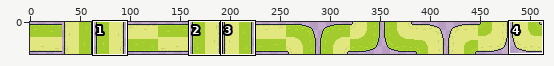
Sprite sheet: SnekLengths.png. Above: a wide view before the commit, with the close-up outlined.
Close-up. Before the commit:
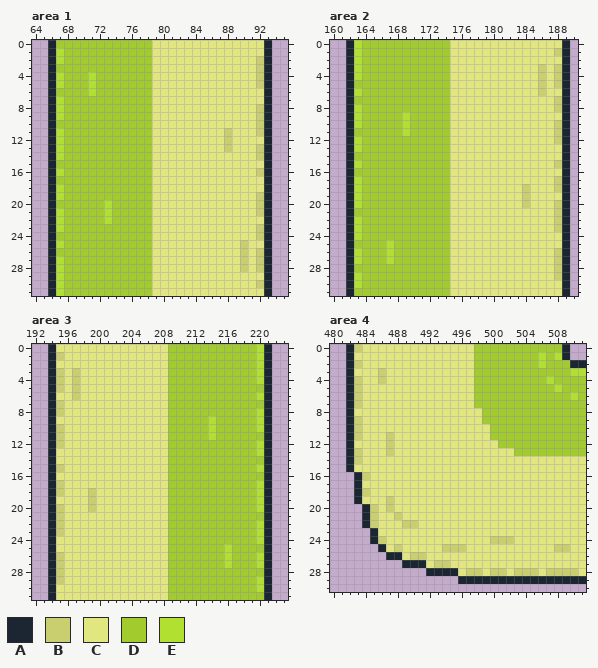
The file is 512x32 pixels. Shown: area 1: x 64..95, y 0..31; area 2: x 160..190, y 0..31; area 3: x 192..223, y 0..31; area 4: x 480..511, y 0..30. The commit also changed other parts of the picture, which this record leaves out.
Palette (. is transparent): A #1b2632  B #c9ce6e  C #e2e67f  D #a2cc2d  E #b2e031
Pixels before, area 1, first column x 66:
 0 ADDDDDDDDDDDDCCCCCCCCCCCCCCA
 1 AEDDDDDDDDDDDCCCCCCCCCCCCCCA
 2 AEDDDDDDDDDDDCCCCCCCCCCCCCBA
 3 ADDDDDDDDDDDDCCCCCCCCCCCCCBA
 4 AEDDDEDDDDDDDCCCCCCCCCCCCCBA
 5 AEDDDEDDDDDDDCCCCCCCCCCCCCBA
 6 ADDDDEDDDDDDDCCCCCCCCCCCCCCA
 7 AEDDDDDDDDDDDCCCCCCCCCCCCCCA
 8 AEDDDDDDDDDDDCCCCCCCCCCCCCBA
 9 AEDDDDDDDDDDDCCCCCCCCCCCCCBA
10 ADDDDDDDDDDDDCCCCCCCCCCCCCBA
11 AEDDDDDDDDDDDCCCCCCCCCBCCCBA
12 AEDDDDDDDDDDDCCCCCCCCCBCCCCA
13 AEDDDDDDDDDDDCCCCCCCCCBCCCBA
14 AEDDDDDDDDDDDCCCCCCCCCCCCCBA
15 ADDDDDDDDDDDDCCCCCCCCCCCCCCA
16 AEDDDDDDDDDDDCCCCCCCCCCCCCBA
17 ADDDDDDDDDDDDCCCCCCCCCCCCCCA
18 AEDDDDDDDDDDDCCCCCCCCCCCCCCA
19 AEDDDDDDDDDDDCCCCCCCCCCCCCBA
20 ADDDDDDEDDDDDCCCCCCCCCCCCCBA
21 AEDDDDDEDDDDDCCCCCCCCCCCCCBA
22 AEDDDDDEDDDDDCCCCCCCCCCCCCCA
23 AEDDDDDDDDDDDCCCCCCCCCCCCCBA
24 ADDDDDDDDDDDDCCCCCCCCCCCCCBA
25 AEDDDDDDDDDDDCCCCCCCCCCCBCCA
26 ADDDDDDDDDDDDCCCCCCCCCCCBCBA
27 AEDDDDDDDDDDDCCCCCCCCCCCBCBA
28 AEDDDDDDDDDDDCCCCCCCCCCCBCBA
29 AEDDDDDDDDDDDCCCCCCCCCCCCCCA
30 AEDDDDDDDDDDDCCCCCCCCCCCCCBA
31 AEDDDDDDDDDDDCCCCCCCCCCCCCCA
Pixels before, area 2, first column x 162:
 0 AEDDDDDDDDDDDCCCCCCCCCCCCCCA
 1 AEDDDDDDDDDDDCCCCCCCCCCCCCBA
 2 AEDDDDDDDDDDDCCCCCCCCCCCCCCA
 3 AEDDDDDDDDDDDCCCCCCCCCCCBCBA
 4 AEDDDDDDDDDDDCCCCCCCCCCCBCBA
 5 ADDDDDDDDDDDDCCCCCCCCCCCBCBA
 6 AEDDDDDDDDDDDCCCCCCCCCCCBCCA
 7 ADDDDDDDDDDDDCCCCCCCCCCCCCBA
 8 AEDDDDDDDDDDDCCCCCCCCCCCCCBA
 9 AEDDDDDEDDDDDCCCCCCCCCCCCCCA
10 AEDDDDDEDDDDDCCCCCCCCCCCCCBA
11 ADDDDDDEDDDDDCCCCCCCCCCCCCBA
12 AEDDDDDDDDDDDCCCCCCCCCCCCCBA
13 AEDDDDDDDDDDDCCCCCCCCCCCCCCA
14 ADDDDDDDDDDDDCCCCCCCCCCCCCCA
15 AEDDDDDDDDDDDCCCCCCCCCCCCCBA
16 ADDDDDDDDDDDDCCCCCCCCCCCCCCA
17 AEDDDDDDDDDDDCCCCCCCCCCCCCBA
18 AEDDDDDDDDDDDCCCCCCCCCBCCCBA
19 AEDDDDDDDDDDDCCCCCCCCCBCCCCA
20 AEDDDDDDDDDDDCCCCCCCCCBCCCBA
21 ADDDDDDDDDDDDCCCCCCCCCCCCCBA
22 AEDDDDDDDDDDDCCCCCCCCCCCCCBA
23 AEDDDDDDDDDDDCCCCCCCCCCCCCBA
24 AEDDDDDDDDDDDCCCCCCCCCCCCCCA
25 ADDDDEDDDDDDDCCCCCCCCCCCCCCA
26 AEDDDEDDDDDDDCCCCCCCCCCCCCBA
27 AEDDDEDDDDDDDCCCCCCCCCCCCCBA
28 ADDDDDDDDDDDDCCCCCCCCCCCCCBA
29 AEDDDDDDDDDDDCCCCCCCCCCCCCBA
30 AEDDDDDDDDDDDCCCCCCCCCCCCCCA
31 ADDDDDDDDDDDDCCCCCCCCCCCCCCA
Pixels before, area 3, first column x 194:
 0 ACCCCCCCCCCCCCCDDDDDDDDDDDEA
 1 ABCCCCCCCCCCCCCDDDDDDDDDDDEA
 2 ACCCCCCCCCCCCCCDDDDDDDDDDDEA
 3 ABCBCCCCCCCCCCCDDDDDDDDDDDEA
 4 ABCBCCCCCCCCCCCDDDDDDDDDDDEA
 5 ABCBCCCCCCCCCCCDDDDDDDDDDDDA
 6 ACCBCCCCCCCCCCCDDDDDDDDDDDEA
 7 ABCCCCCCCCCCCCCDDDDDDDDDDDDA
 8 ABCCCCCCCCCCCCCDDDDDDDDDDDEA
 9 ACCCCCCCCCCCCCCDDDDDEDDDDDEA
10 ABCCCCCCCCCCCCCDDDDDEDDDDDEA
11 ABCCCCCCCCCCCCCDDDDDEDDDDDDA
12 ABCCCCCCCCCCCCCDDDDDDDDDDDEA
13 ACCCCCCCCCCCCCCDDDDDDDDDDDEA
14 ACCCCCCCCCCCCCCDDDDDDDDDDDDA
15 ABCCCCCCCCCCCCCDDDDDDDDDDDEA
16 ACCCCCCCCCCCCCCDDDDDDDDDDDDA
17 ABCCCCCCCCCCCCCDDDDDDDDDDDEA
18 ABCCCBCCCCCCCCCDDDDDDDDDDDEA
19 ACCCCBCCCCCCCCCDDDDDDDDDDDEA
20 ABCCCBCCCCCCCCCDDDDDDDDDDDEA
21 ABCCCCCCCCCCCCCDDDDDDDDDDDDA
22 ABCCCCCCCCCCCCCDDDDDDDDDDDEA
23 ABCCCCCCCCCCCCCDDDDDDDDDDDEA
24 ACCCCCCCCCCCCCCDDDDDDDDDDDEA
25 ACCCCCCCCCCCCCCDDDDDDDEDDDDA
26 ABCCCCCCCCCCCCCDDDDDDDEDDDEA
27 ABCCCCCCCCCCCCCDDDDDDDEDDDEA
28 ABCCCCCCCCCCCCCDDDDDDDDDDDDA
29 ABCCCCCCCCCCCCCDDDDDDDDDDDEA
30 ACCCCCCCCCCCCCCDDDDDDDDDDDEA
31 ACCCCCCCCCCCCCCDDDDDDDDDDDDA
Pixels before, area 4, first column x 482:
 0 ABCCCCCCCCCCCCCCDDDDDDDDDDDA..
 1 ACCCCCCCCCCCCCCCDDDDDDDDEDEA..
 2 ABCCCCCCCCCCCCCCDDDDDDDDEDDDAA
 3 ACCCBCCCCCCCCCCCDDDDDDDDDDDDEE
 4 ABCCBCCCCCCCCCCCDDDDDDDDDEDDDD
 5 ABCCCCCCCCCCCCCCDDDDDDDDDDEDDD
 6 ABCCCCCCCCCCCCCCDDDDDDDDDDDDED
 7 ABCCCCCCCCCCCCCCDDDDDDDDDDDDDD
 8 ACCCCCCCCCCCCCCCCDDDDDDDDDDDDD
 9 ABCCCCCCCCCCCCCCCDDDDDDDDDDDDD
10 ABCCCCCCCCCCCCCCCCDDDDDDDDDDDD
11 ABCCCBCCCCCCCCCCCCDDDDDDDDDDDD
12 ACCCCBCCCCCCCCCCCCCDDDDDDDDDDD
13 ABCCCBCCCCCCCCCCCCCCCDDDDDDDDD
14 ABCCCCCCCCCCCCCCCCCCCCCCCCCCCC
15 ACCCCCCCCCCCCCCCCCCCCCCCCCCCCC
16 .ABCCCCCCCCCCCCCCCCCCCCCCCCCCC
17 .ACCCCCCCCCCCCCCCCCCCCCCCCCCCC
18 .ABCCCCCCCCCCCCCCCCCCCCCCCCCCC
19 .ACCCBCCCCCCCCCCCCCCCCCCCCCCCC
20 ..ABCBCCCCCCCCCCCCCCCCCCCCCCCC
21 ..ABCCBCCCCCCCCCCCCCCCCCCCCCCC
22 ..ABCCCBBCCCCCCCCCCCCCCCCCCCCC
23 ...ACCCCCCCCCCCCCCCCCCCCCCCCCC
24 ...ABCCCCCCCCCCCCCBBBCCCCCCCCC
25 ....ACBCCCCCBBBCCCCCCCCCCCBBCC
26 .....AACBBCCCCCCCCCCCCCCCCCCCC
27 .......AAACBBCCCCCCCCCCCCCCCCC
28 ..........AAAACBBCBBCBBBCBBBBC
29 ..............AAAAAAAAAAAAAAAA
The result:
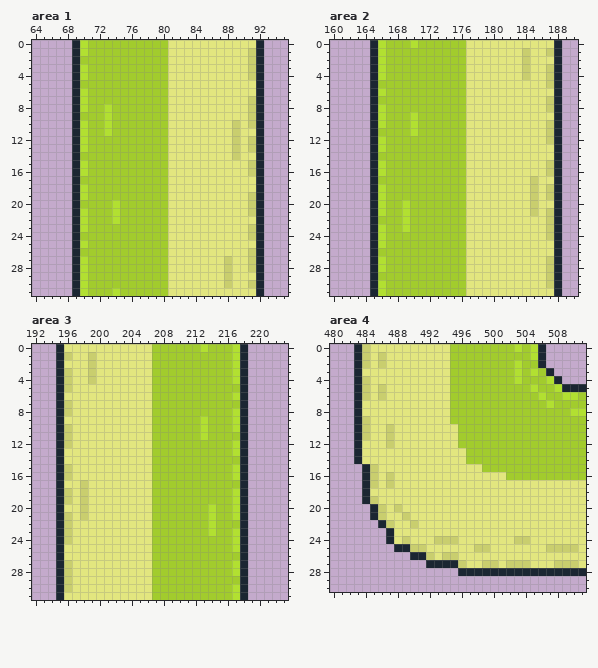
The exact change:
Changed rows in their new state; - is an unchanged pixel.
Area 1:
first column x 66:
 0 ...AE--------DD-----------A.
 1 ...AE--------DD----------BA.
 2 ...A---------DD----------BA.
 3 ...AE--------DD----------BA.
 4 ...AED-------DD----------BA.
 5 ...A-D-------DD-----------A.
 6 ...AED-------DD-----------A.
 7 ...AE--------DD----------BA.
 8 ...AE--E-----DD----------BA.
 9 ...A---E-----DD----------BA.
10 ...AE--E-----DD--------B-BA.
11 ...AE--E-----DD-------CB--A.
12 ...AE--------DD-------CB-BA.
13 ...AE--------DD-------CB-BA.
14 ...A---------DD--------B--A.
15 ...AE--------DD----------BA.
16 ...AE--------DD----------BA.
17 ...A---------DD-----------A.
18 ...AE--------DD-----------A.
19 ...AE--------DD----------BA.
20 ...A---DE----DD----------BA.
21 ...AE--DE----DD----------BA.
22 ...AE--DE----DD-----------A.
23 ...AE--------DD----------BA.
24 ...A---------DD----------BA.
25 ...AE--------DD---------C-A.
26 ...A---------DD---------CBA.
27 ...AE--------DD-------B-CBA.
28 ...AE--------DD-------B-CBA.
29 ...AE--------DD-------B---A.
30 ...AE--------DD-------B--BA.
31 ...AE---E----DD-----------A.
Area 2:
first column x 162:
 0 ...AE---E----DD-----------A.
 1 ...AE--------DD-------B--BA.
 2 ...AE--------DD-------B---A.
 3 ...AE--------DD-------B-CBA.
 4 ...AE--------DD-------B-CBA.
 5 ...A---------DD---------CBA.
 6 ...AE--------DD---------C-A.
 7 ...A---------DD----------BA.
 8 ...AE--------DD----------BA.
 9 ...AE--DE----DD-----------A.
10 ...AE--DE----DD----------BA.
11 ...A---DE----DD----------BA.
12 ...AE--------DD----------BA.
13 ...AE--------DD-----------A.
14 ...A---------DD-----------A.
15 ...AE--------DD----------BA.
16 ...AE--------DD----------BA.
17 ...A---------DD--------B--A.
18 ...AE--------DD-------CB-BA.
19 ...AE--------DD-------CB-BA.
20 ...AE--E-----DD-------CB--A.
21 ...AE--E-----DD--------B-BA.
22 ...A---E-----DD----------BA.
23 ...AE--E-----DD----------BA.
24 ...AE--------DD----------BA.
25 ...AED-------DD-----------A.
26 ...A-D-------DD-----------A.
27 ...AED-------DD----------BA.
28 ...AE--------DD----------BA.
29 ...A---------DD----------BA.
30 ...AE--------DD----------BA.
31 ...AE--------DD-----------A.
Area 3:
first column x 194:
 0 .A-----------DD----E---EA...
 1 .AB--B-------DD--------EA...
 2 .A---B-------DD--------EA...
 3 .ABC-B-------DD--------EA...
 4 .ABC-B-------DD--------EA...
 5 .ABC---------DD---------A...
 6 .A-C---------DD--------EA...
 7 .AB----------DD---------A...
 8 .AB----------DD--------EA...
 9 .A-----------DD----ED--EA...
10 .AB----------DD----ED--EA...
11 .AB----------DD----ED---A...
12 .AB----------DD--------EA...
13 .A-----------DD--------EA...
14 .A-----------DD---------A...
15 .AB----------DD--------EA...
16 .AB----------DD--------EA...
17 .A--B--------DD---------A...
18 .AB-BC-------DD--------EA...
19 .AB-BC-------DD--------EA...
20 .A--BC-------DD-----E--EA...
21 .AB-B--------DD-----E--EA...
22 .AB----------DD-----E---A...
23 .AB----------DD-----E--EA...
24 .AB----------DD--------EA...
25 .A-----------DD-------DEA...
26 .A-----------DD-------D-A...
27 .AB----------DD-------DEA...
28 .AB----------DD--------EA...
29 .AB----------DD---------A...
30 .AB----------DD--------EA...
31 .A-----------DD--------EA...
Area 4:
first column x 482:
 0 .AB----------DDD-----E-EA...--
 1 .AB-B--------DDD-------EA...--
 2 .AB-B--------DDD-----E--A.....
 3 .A--C--------DDD-----E-E-A....
 4 .AB-C--------DDD-----E----A...
 5 .AB-B--------DDD-------E---AAA
 6 .AB-B--------DDD--------E--E--
 7 .A-----------DDD---------E----
 8 .A-----------DDDD-----------EE
 9 .AB----------DDDD-------------
10 .AB--B--------DDDD------------
11 .AB-----------DDDD------------
12 .A------------DDDDD-----------
13 .A---C---------DDDDDD---------
14 .A-------------DDDDDDDDDDDDDDD
15 ..AB-------------DDDDDDDDDDDDD
16 -.AB-B--------------DDDDDDDDDD
17 -.AB-B------------------------
18 -.A---------------------------
19 -.AB-C------------------------
20 --.ABCB-----------------------
21 --.AB-CB----------------------
22 --..AB-C----------------------
23 ---..A------------------------
24 ---..A-B---BBB----CCCBB-------
25 ----..AABB--CCC-BB-------B--B-
26 -----...AAB-BB----------------
27 -------...AAAAB--BB-BBB---BBB-
28 ----------....AAAAAAAAAAAAAAAA
29 --------------................
